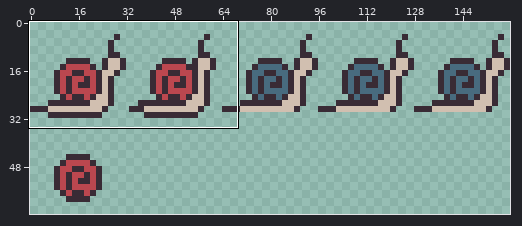
Sprite sheet, stored at Textures/SnailSpriteSheet.png. Above: a wide view before the commit, with the close-up outlined.
Close-up. As it was:
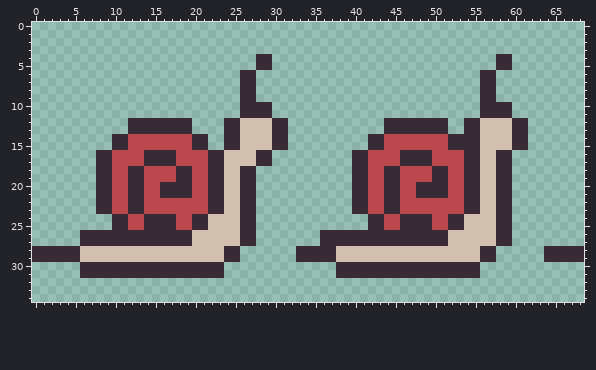
The file is 320x192 pixels, drawn in blocks of 2x2; one block is one cell here. Shown: x 0..68, y 0..34. The wide view leaves out empty margins.
New version:
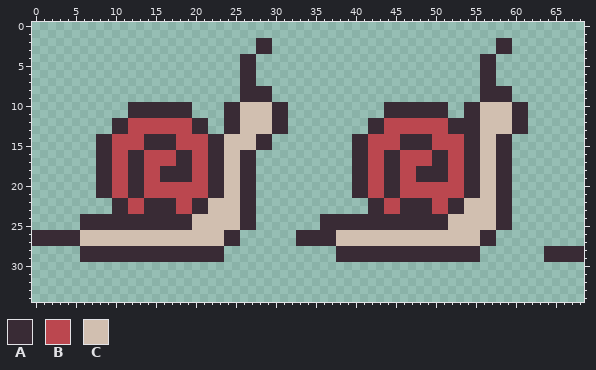
Palette (. is transparent): A #392b35  B #bb474f  C #d1bfb0
Edits made:
@@ x 0..68 @@
  1 .....................................................................
- 2 .....................................................................
- 3 .....................................................................
- 4 ............................AA............................AA.........
- 5 ............................AA............................AA.........
+ 2 ............................AA............................AA.........
+ 3 ............................AA............................AA.........
+ 4 ..........................AA............................AA...........
+ 5 ..........................AA............................AA...........
  6 ..........................AA............................AA...........
  7 ..........................AA............................AA...........
- 8 ..........................AA............................AA...........
- 9 ..........................AA............................AA...........
-10 ..........................AAAA..........................AAAA.........
-11 ..........................AAAA..........................AAAA.........
-12 ............AAAAAAAA....AACCCCAA............AAAAAAAA..AACCCCAA.......
-13 ............AAAAAAAA....AACCCCAA............AAAAAAAA..AACCCCAA.......
-14 ..........AABBBBBBBBAA..AACCCCAA..........AABBBBBBBBAAAACCCCAA.......
-15 ..........AABBBBBBBBAA..AACCCCAA..........AABBBBBBBBAAAACCCCAA.......
-16 ........AABBBBAAAABBBBAACCCCAA..........AABBBBAAAABBBBAACCAA.........
-17 ........AABBBBAAAABBBBAACCCCAA..........AABBBBAAAABBBBAACCAA.........
-18 ........AABBAABBBBAABBAACCAA............AABBAABBBBAABBAACCAA.........
-19 ........AABBAABBBBAABBAACCAA............AABBAABBBBAABBAACCAA.........
-20 ........AABBAABBAAAABBAACCAA............AABBAABBAAAABBAACCAA.........
-21 ........AABBAABBAAAABBAACCAA............AABBAABBAAAABBAACCAA.........
-22 ........AABBAABBBBBBBBAACCAA............AABBAABBBBBBBBAACCAA.........
-23 ........AABBAABBBBBBBBAACCAA............AABBAABBBBBBBBAACCAA.........
-24 ..........AABBAAAABBAACCCCAA..............AABBAAAABBAACCCCAA.........
-25 ..........AABBAAAABBAACCCCAA..............AABBAAAABBAACCCCAA.........
-26 ......AAAAAAAAAAAAAACCCCCCAA........AAAAAAAAAAAAAAAACCCCCCAA.........
-27 ......AAAAAAAAAAAAAACCCCCCAA........AAAAAAAAAAAAAAAACCCCCCAA.........
-28 AAAAAACCCCCCCCCCCCCCCCCCAA.......AAAAACCCCCCCCCCCCCCCCCCAA......AAAAA
-29 AAAAAACCCCCCCCCCCCCCCCCCAA.......AAAAACCCCCCCCCCCCCCCCCCAA......AAAAA
-30 ......AAAAAAAAAAAAAAAAAA..............AAAAAAAAAAAAAAAAAA.............
-31 ......AAAAAAAAAAAAAAAAAA..............AAAAAAAAAAAAAAAAAA.............
+ 8 ..........................AAAA..........................AAAA.........
+ 9 ..........................AAAA..........................AAAA.........
+10 ............AAAAAAAA....AACCCCAA............AAAAAAAA..AACCCCAA.......
+11 ............AAAAAAAA....AACCCCAA............AAAAAAAA..AACCCCAA.......
+12 ..........AABBBBBBBBAA..AACCCCAA..........AABBBBBBBBAAAACCCCAA.......
+13 ..........AABBBBBBBBAA..AACCCCAA..........AABBBBBBBBAAAACCCCAA.......
+14 ........AABBBBAAAABBBBAACCCCAA..........AABBBBAAAABBBBAACCAA.........
+15 ........AABBBBAAAABBBBAACCCCAA..........AABBBBAAAABBBBAACCAA.........
+16 ........AABBAABBBBAABBAACCAA............AABBAABBBBAABBAACCAA.........
+17 ........AABBAABBBBAABBAACCAA............AABBAABBBBAABBAACCAA.........
+18 ........AABBAABBAAAABBAACCAA............AABBAABBAAAABBAACCAA.........
+19 ........AABBAABBAAAABBAACCAA............AABBAABBAAAABBAACCAA.........
+20 ........AABBAABBBBBBBBAACCAA............AABBAABBBBBBBBAACCAA.........
+21 ........AABBAABBBBBBBBAACCAA............AABBAABBBBBBBBAACCAA.........
+22 ..........AABBAAAABBAACCCCAA..............AABBAAAABBAACCCCAA.........
+23 ..........AABBAAAABBAACCCCAA..............AABBAAAABBAACCCCAA.........
+24 ......AAAAAAAAAAAAAACCCCCCAA........AAAAAAAAAAAAAAAACCCCCCAA.........
+25 ......AAAAAAAAAAAAAACCCCCCAA........AAAAAAAAAAAAAAAACCCCCCAA.........
+26 AAAAAACCCCCCCCCCCCCCCCCCAA.......AAAAACCCCCCCCCCCCCCCCCCAA...........
+27 AAAAAACCCCCCCCCCCCCCCCCCAA.......AAAAACCCCCCCCCCCCCCCCCCAA...........
+28 ......AAAAAAAAAAAAAAAAAA..............AAAAAAAAAAAAAAAAAA........AAAAA
+29 ......AAAAAAAAAAAAAAAAAA..............AAAAAAAAAAAAAAAAAA........AAAAA
+30 .....................................................................
+31 .....................................................................
 32 .....................................................................
